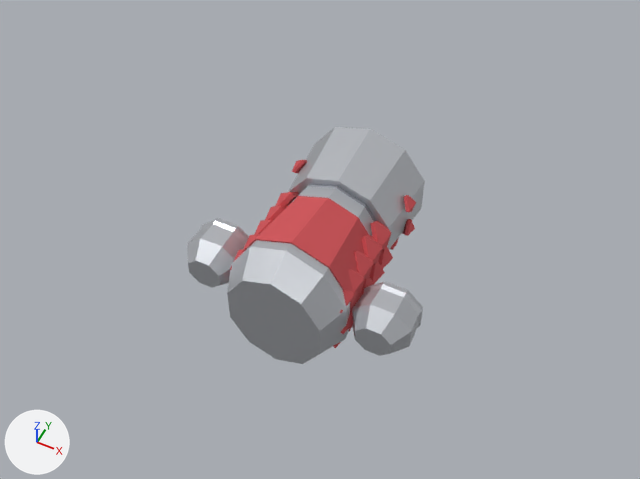
What one commit did to the glTF model client/public/models/armour/armor_scale.glb.
Camera for both pictures: a camera (50 mm lens) standing at (0.97, -3.62, 2.54) and looking at (-0.11, -1.46, -0.17). Every picture has the same lights, and +X, +Y and +Z are marked at lower left. The older version comes first.

The first picture shows 'Abdomen', 'Torso', 'UpperArmL', 'UpperArmR'.
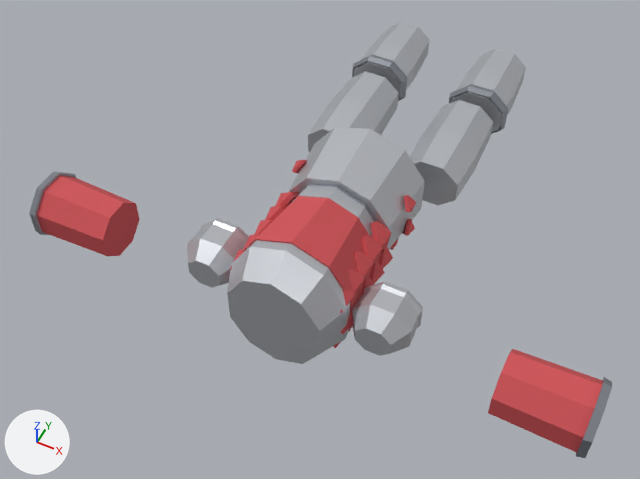
Pixel boxes (x1, y1, x2, y2) of what changed, in the pictures (640 x 479 px):
'LowerArmL', added: after (488, 349, 612, 458)
    faces in mat_red (red #ce5055): (488, 349, 603, 453)
    faces in mat_darksteel (grey #90959e): (576, 377, 612, 458)
'LowerArmR', added: after (29, 171, 139, 256)
    faces in mat_red (red #ce5055): (37, 175, 139, 256)
    faces in mat_darksteel (grey #90959e): (29, 171, 76, 235)
'UpperLegL', added: after (410, 100, 493, 205)
'UpperLegR', added: after (308, 71, 399, 152)
'LowerLegL', added: after (449, 49, 526, 134)
    faces in mat_steel (light grey #cbced4): (451, 49, 526, 132)
    faces in mat_darksteel (grey #90959e): (449, 84, 508, 134)
'LowerLegR', added: after (352, 22, 429, 101)
    faces in mat_steel (light grey #cbced4): (354, 22, 429, 100)
    faces in mat_darksteel (grey #90959e): (352, 55, 407, 101)

Edits to the bpy script that builds the scene:
```text
Add me_upperlegr:
    me_upperlegr.from_pydata(...)  # 24 vertices, 44 faces; spans x -0.345..-0.095, y -1.12..-0.69, z -0.112..0.112
    me_upperlegr.materials.append(mat_steel)  # light grey #cbced4
Add me_upperlegl:
    me_upperlegl.from_pydata(...)  # 24 vertices, 44 faces; spans x 0.095..0.345, y -1.12..-0.69, z -0.112..0.112
    me_upperlegl.materials.append(mat_steel)  # light grey #cbced4
Add me_lowerlegr:
    me_lowerlegr.from_pydata(...)  # 48 vertices, 76 faces; spans x -0.369..-0.103, y -0.63..-0.26, z -0.12..0.12
    # faces by material slot: [44, 32]
    me_lowerlegr.materials.append(mat_steel)  # light grey #cbced4
    me_lowerlegr.materials.append(mat_darksteel)  # grey #90959e
Add me_lowerlegl:
    me_lowerlegl.from_pydata(...)  # 48 vertices, 76 faces; spans x 0.103..0.369, y -0.63..-0.26, z -0.12..0.12
    # faces by material slot: [44, 32]
    me_lowerlegl.materials.append(mat_steel)  # light grey #cbced4
    me_lowerlegl.materials.append(mat_darksteel)  # grey #90959e
Add me_lowerarmr:
    me_lowerarmr.from_pydata(...)  # an 8-sided cut cone along x (radius 0.13 at the low end, 0.12 at the high end) spanning x -1.12..-0.78, y -1.98..-1.74, z -0.16..0.08, material slot 0; an 8-sided cut cone along x (radius 0.136 at the low end, 0.142 at the high end) spanning x -1.12..-1.09, y -1.991..-1.729, z -0.171..0.091, material slot 1
    me_lowerarmr.materials.append(mat_red)  # red #ce5055
    me_lowerarmr.materials.append(mat_darksteel)  # grey #90959e
Add me_lowerarml:
    me_lowerarml.from_pydata(...)  # an 8-sided cut cone along x (radius 0.12 at the low end, 0.13 at the high end) spanning x 0.78..1.12, y -1.98..-1.74, z -0.16..0.08, material slot 0; an 8-sided cut cone along x (radius 0.142 at the low end, 0.136 at the high end) spanning x 1.09..1.12, y -1.991..-1.729, z -0.171..0.091, material slot 1
    me_lowerarml.materials.append(mat_red)  # red #ce5055
    me_lowerarml.materials.append(mat_darksteel)  # grey #90959e
Add ob_upperlegr:
    ob_upperlegr = bpy.data.objects.new('UpperLegR', me_upperlegr)
    ob_upperlegr.location = (0.0, 0.0, 0.0)
Add ob_upperlegl:
    ob_upperlegl = bpy.data.objects.new('UpperLegL', me_upperlegl)
    ob_upperlegl.location = (0.0, 0.0, 0.0)
Add ob_lowerlegr:
    ob_lowerlegr = bpy.data.objects.new('LowerLegR', me_lowerlegr)
    ob_lowerlegr.location = (0.0, 0.0, 0.0)
Add ob_lowerlegl:
    ob_lowerlegl = bpy.data.objects.new('LowerLegL', me_lowerlegl)
    ob_lowerlegl.location = (0.0, 0.0, 0.0)
Add ob_lowerarmr:
    ob_lowerarmr = bpy.data.objects.new('LowerArmR', me_lowerarmr)
    ob_lowerarmr.location = (0.0, 0.0, 0.0)
Add ob_lowerarml:
    ob_lowerarml = bpy.data.objects.new('LowerArmL', me_lowerarml)
    ob_lowerarml.location = (0.0, 0.0, 0.0)
```
